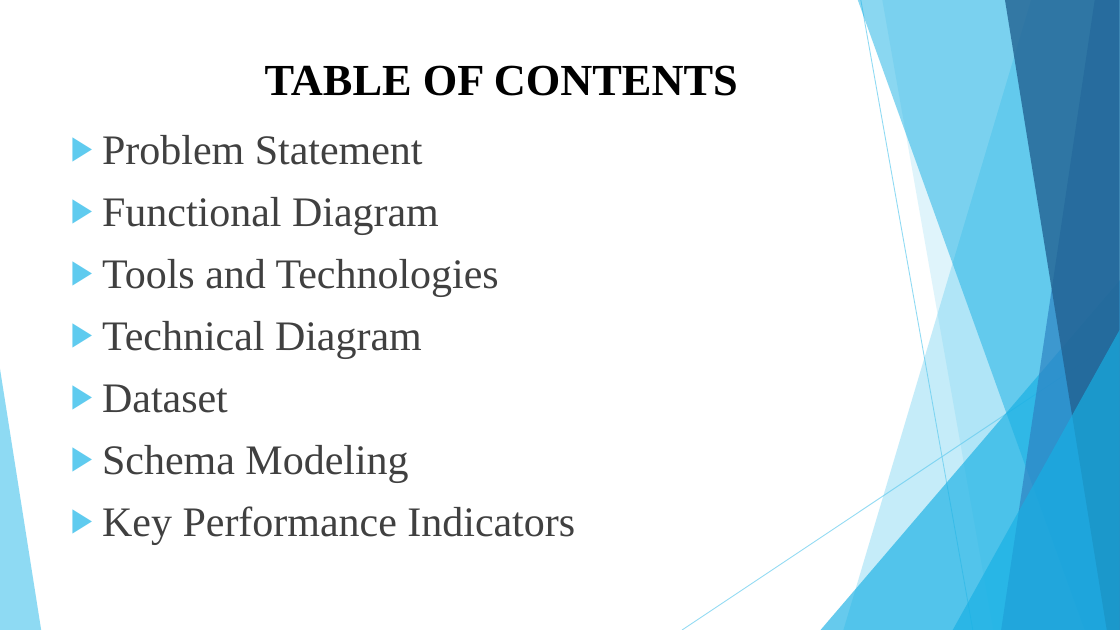
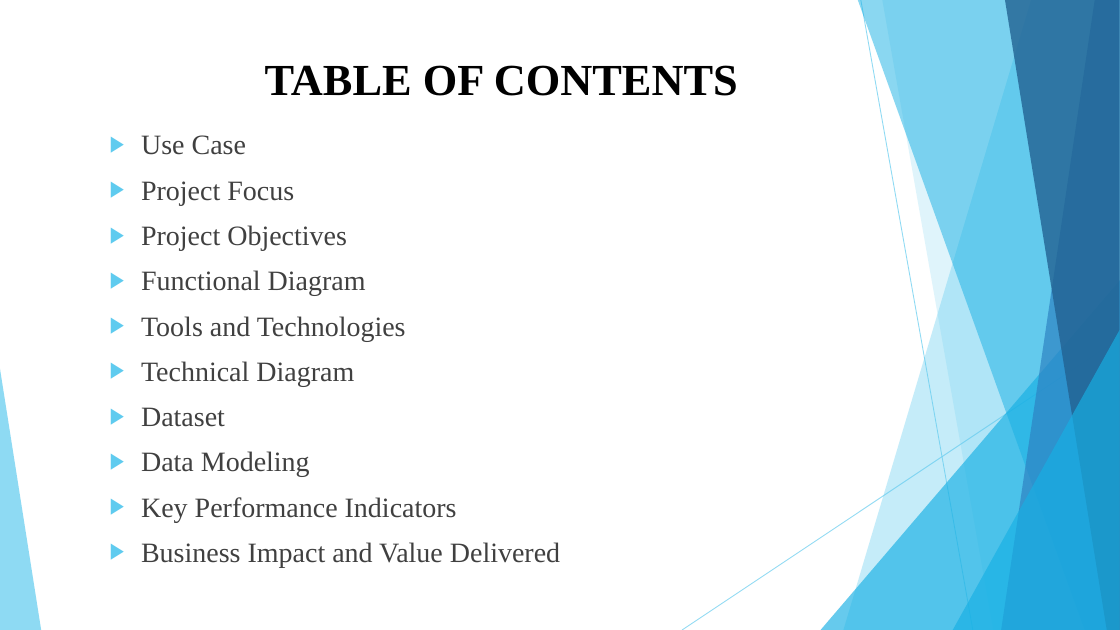
Before and after one commit to HemalaR/Smart-Analytics-For-Fashion-Sales, a slide deck: slide 2 of Smart Retail Analytics for Fashion Sales (1).pptx. Drawn at 1120x630 pixels with LibreOffice and Linux fonts; fonts in the diff are those of the drawing. Boxes give left, top, right and bottom in pixels: in the first picture for what was removed or moved away, otherwise in the second. Text is boxed around its words. In the diff, an @@ line names an element or a change of style, - is before the commit and + after.

```diff
--- a/Smart Retail Analytics for Fashion Sales (1).pptx
+++ b/Smart Retail Analytics for Fashion Sales (1).pptx
@@ text "Use Case": place and size @@
-text "Use Case" at [102, 135, 575, 544]
+text "Use Case" at [141, 135, 560, 567]
@@ text at [141, 135, 347, 251]: text changed; size 36 to 24 pt @@
-▶ Problem Statement
+▶ Use Case
+▶ Project Focus
+▶ Project Objectives
@@ text at [141, 270, 457, 522]: size 36 to 24 pt in "Functional Diagram", "Tools and Technologies", "Technical Diagram", "Dataset" and 1 more places @@
@@ text at [141, 451, 310, 477]: text changed; size 36 to 24 pt @@
-▶ Schema Modeling
+▶ Data Modeling
@@ text at [141, 542, 560, 567]: paragraph added @@
+▶ Business Impact and Value Delivered
```
Also in this commit, not shown: 6 other slides changed, 20 slides added, 3 slides removed, 21 other files.
